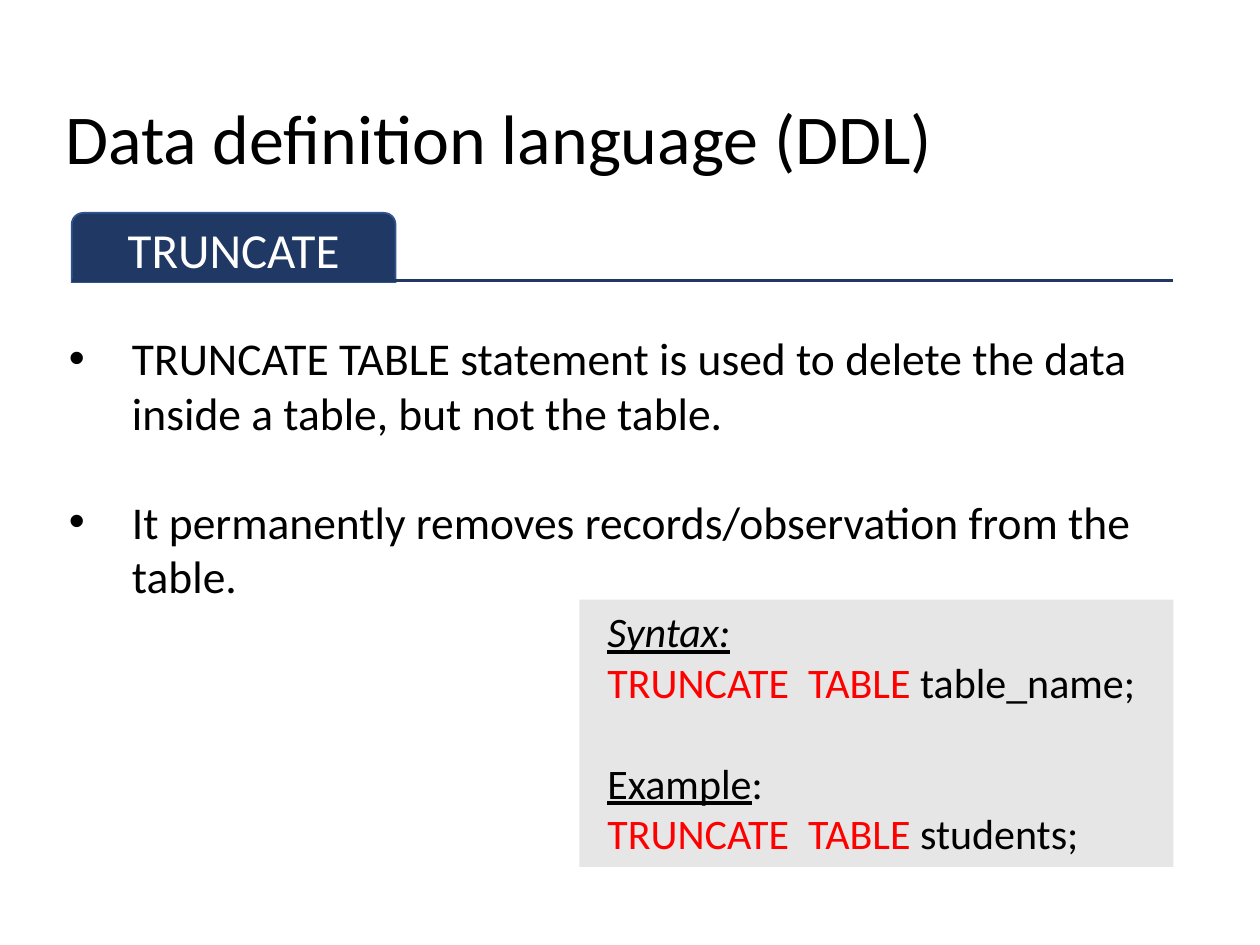
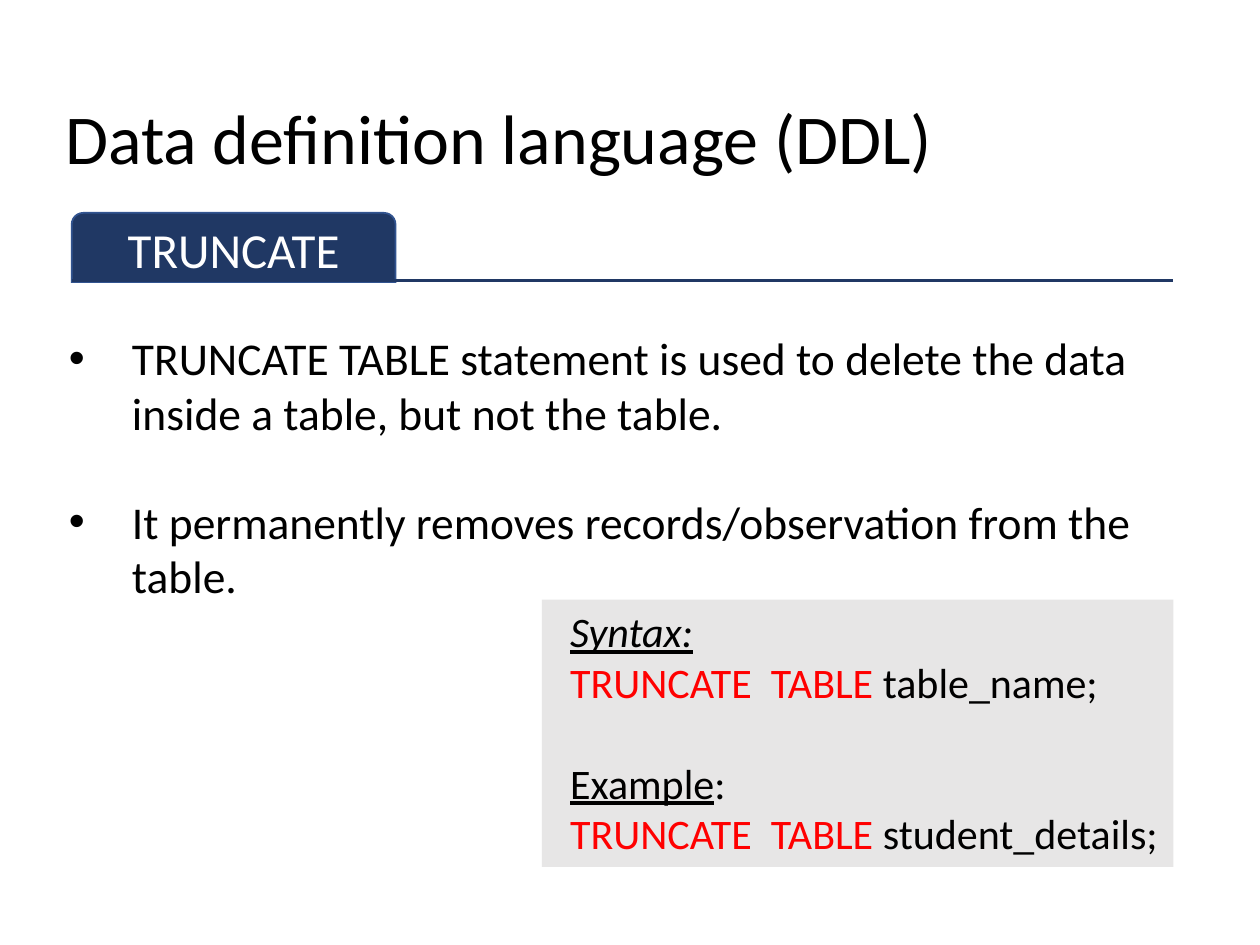
Before and after one commit to sitmbadept/sitmbadept.github.io, a slide deck: slide 29 of 2023/UNIT_2/Site/UNIT-2-PART-1.pptx. Drawn at 1260x945 pixels with LibreOffice and Linux fonts; fonts in the diff are those of the drawing. Boxes give left, top, right and bottom in pixels: in the first picture for what was removed or moved away, otherwise in the second. Text is boxed around its words. In the diff, an @@ line names an element or a change of style, - is before the commit and + after.

```diff
--- a/2023/UNIT_2/Site/UNIT-2-PART-1.pptx
+++ b/2023/UNIT_2/Site/UNIT-2-PART-1.pptx
@@ rectangle "Syntax:": place and size @@
-rectangle "Syntax:" at (580, 600, 1174, 867)
+rectangle "Syntax:" at (542, 600, 1173, 867)
@@ text in rectangle at (570, 820, 1158, 855): text changed; text colour #FF0000 to #000000 @@
-TRUNCATE TABLE students;
+TRUNCATE TABLE student_details;
```
Also in this commit, not shown: 1 other slide changed, 1 slide added, 1 other file.
